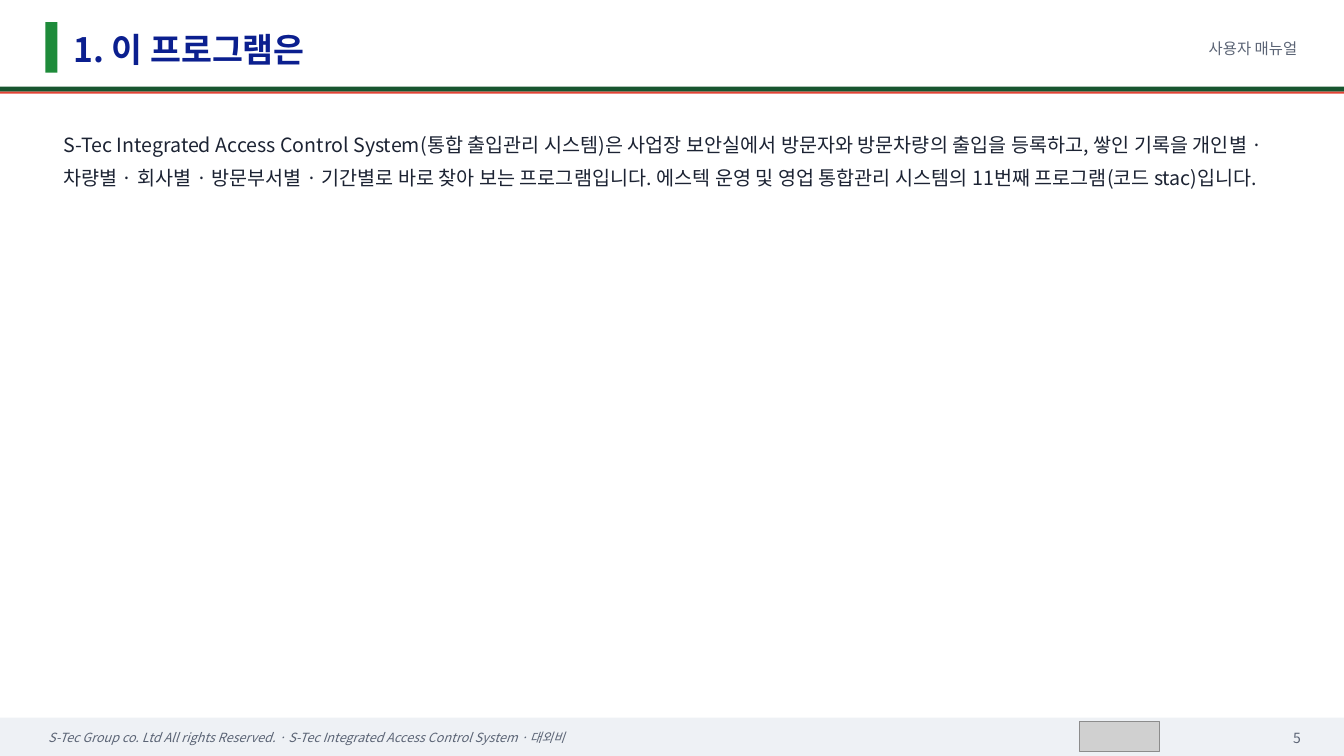
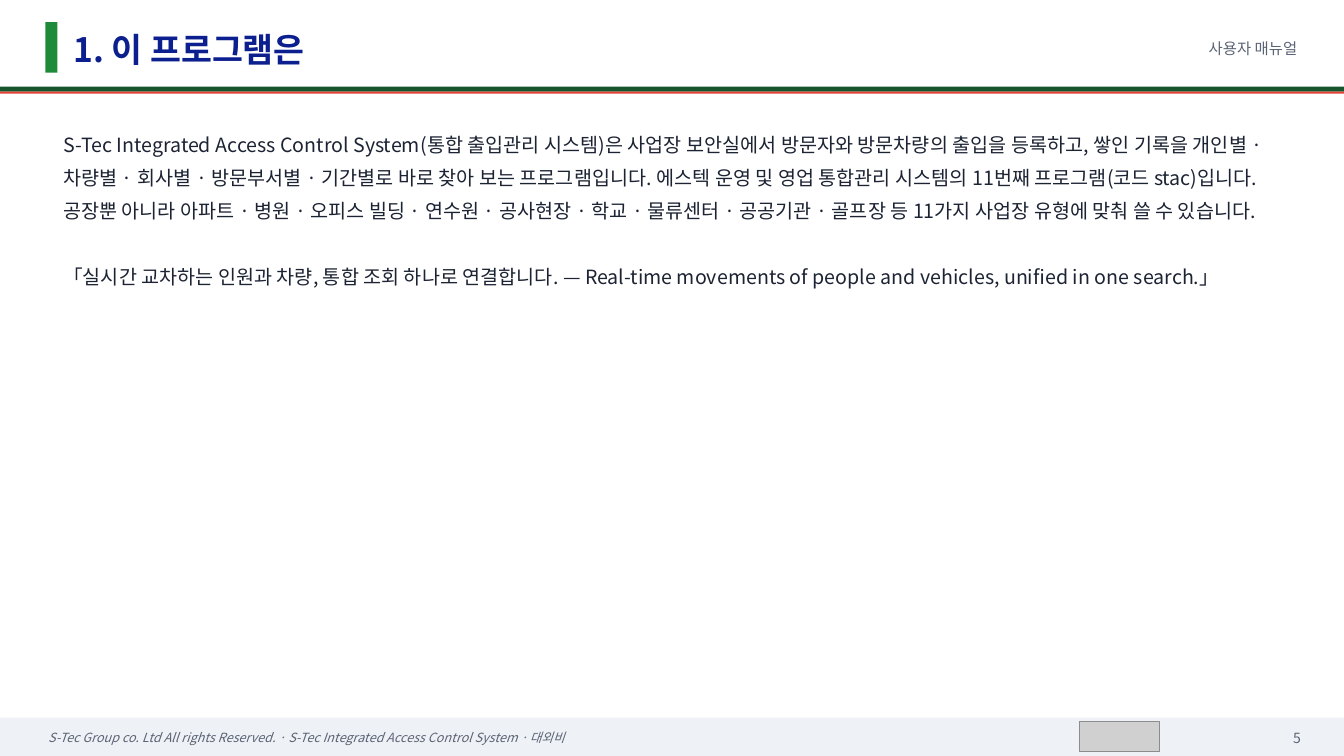
Before and after one commit to sadness500-boop/S-Tec-Integrated-Access-Control-System, a slide deck: slide 5 of docs/매뉴얼/에스텍_통합출입관리시스템_사용자매뉴얼.pptx. Drawn at 1344x756 pixels with LibreOffice and Linux fonts; fonts in the diff are those of the drawing; grey boxes stand for pictures. Boxes give left, top, right and bottom in pixels: in the first picture for what was removed or moved away, otherwise in the second. Text is boxed around its words. In the diff, an @@ line names an element or a change of style, - is before the commit and + after.

```diff
--- a/docs/매뉴얼/에스텍_통합출입관리시스템_사용자매뉴얼.pptx
+++ b/docs/매뉴얼/에스텍_통합출입관리시스템_사용자매뉴얼.pptx
@@ text at [63,135,1257,289]: text changed @@
-S-Tec Integrated Access Control System(통합 출입관리 시스템)은 사업장 보안실에서 방문자와 방문차량의 출입을 등록하고, 쌓인 기록을 개인별 · 차량별 · 회사별 · 방문부서별 · 기간별로 바로 찾아 보는 프로그램입니다. 에스텍 운영 및 영업 통합관리 시스템의 11번째 프로그램(코드 stac)입니다.
+S-Tec Integrated Access Control System(통합 출입관리 시스템)은 사업장 보안실에서 방문자와 방문차량의 출입을 등록하고, 쌓인 기록을 개인별 · 차량별 · 회사별 · 방문부서별 · 기간별로 바로 찾아 보는 프로그램입니다. 에스텍 운영 및 영업 통합관리 시스템의 11번째 프로그램(코드 stac)입니다. 공장뿐 아니라 아파트 · 병원 · 오피스 빌딩 · 연수원 · 공사현장 · 학교 · 물류센터 · 공공기관 · 골프장 등 11가지 사업장 유형에 맞춰 쓸 수 있습니다.
+「실시간 교차하는 인원과 차량, 통합 조회 하나로 연결합니다. — Real-time movements of people and vehicles, unified in one search.」
```
Also in this commit, not shown: 36 other slides changed, 7 slides added, 28 other files.
